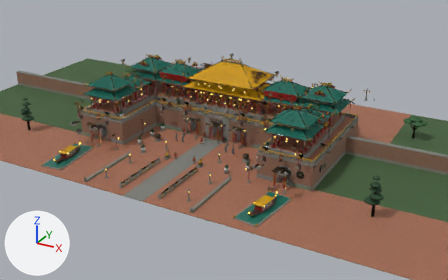
An edit to the glTF model T02_ngo_mon_lau_ngu_phung.glb, drawn before and after from the same camera.
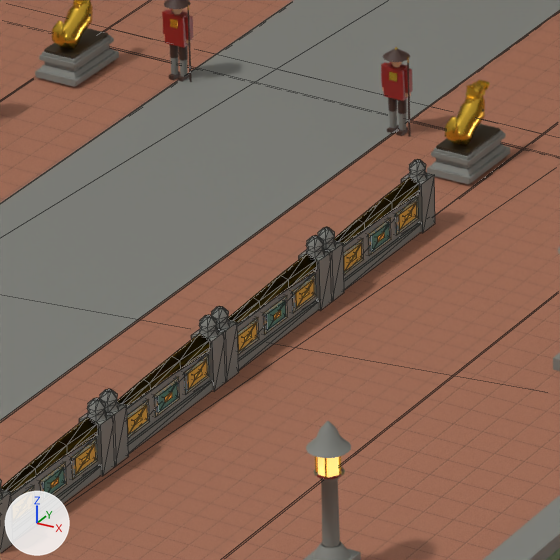
The first picture shows the older version from a 50 mm camera at (65.5, -117.8, 57.9) aimed at (2.4, -3.2, 0.5). The close-ups show the older and then the newer version on the part from 36% to 46% of the width and 54% to 71% of the height of that picture. Only the edits that show in the close-ups are written down. Lighting does not change. The marker at lower left points along +X, +Y and +Z. The close-ups show mesh edges as thin lines. Where no turn or scale is listed for an object, it has been applied to the vertices.

In view in the first close-up: 'DenTruDa_Ta_1', 'KyLanDong_Forecourt_Huu', 'KyLanDong_Forecourt_Ta', 'P10_Guard_T02_02', 'P10_Guard_T02_03', 'T02_Courtyard_And_Hoang_Thanh_Wall', 'T02_v02_Hero_Architectural_Details', 'V15_LanCanCauKimThuy_OHocGachMen_05', 'V15_LanCanCauKimThuy_OHocGachMen_06', 'V15_LanCanCauKimThuy_OHocGachMen_07', 'V15_LanCanCauKimThuy_OHocGachMen_08' and 1 more.
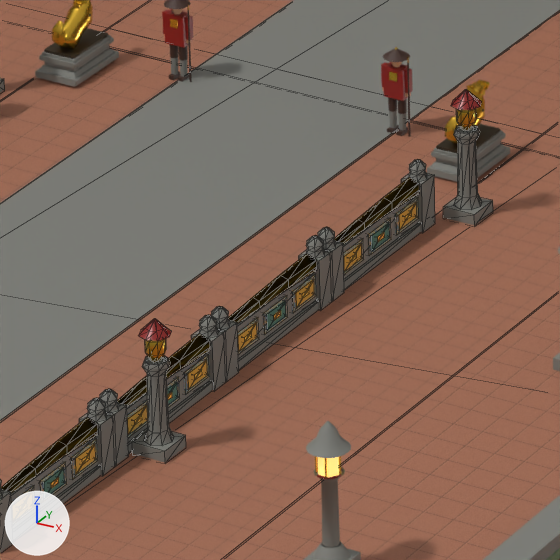
Location of each change, (x1, y1, x2, y2) in pixels of the close-ups (560 x 560 px):
```json
{"object": "V21_DenTruDaThanh_LongDenLucGiac_02", "change": "added", "after": [132, 319, 186, 462], "faces in mat_da_thanh (grey #7d7e78)": [132, 356, 186, 462], "faces in mat_son_son (red #8c1d18)": [139, 319, 172, 341], "faces in mat_thep_vang (yellow #d9ae3a)": [145, 339, 166, 362]}
{"object": "V21_DenTruDaThanh_LongDenLucGiac_04", "change": "added", "after": [443, 90, 493, 226], "faces in mat_da_thanh (grey #7d7e78)": [443, 125, 493, 226], "faces in mat_son_son (red #8c1d18)": [451, 90, 482, 110], "faces in mat_thep_vang (yellow #d9ae3a)": [456, 108, 476, 131]}
{"object": "V21_DenTruDaThanh_LongDenLucGiac_03", "change": "added", "after": [0, 78, 5, 92]}
```

The change, as JSON lines over the scene's bpy script:
```json
{"op": "add", "block": "me_proto_dentrudathanh_longdenlucgiac_cauhanhlangcanhngomon_t02_v21", "code": ["me_proto_dentrudathanh_longdenlucgiac_cauhanhlangcanhngomon_t02_v21 = bpy.data.meshes.new('Proto_DenTruDaThanh_LongDenLucGiac_CauHanhLangCanhNgoMon_T02_V21')", "me_proto_dentrudathanh_longdenlucgiac_cauhanhlangcanhngomon_t02_v21.from_pydata(...)  # 104 vertices, 156 faces; spans x -0.32..0.32, y -0.32..0.32, z 0.0..2.46", "# faces by material slot: [76, 48, 32]", "me_proto_dentrudathanh_longdenlucgiac_cauhanhlangcanhngomon_t02_v21.materials.append(mat_da_thanh)  # grey #7d7e78", "me_proto_dentrudathanh_longdenlucgiac_cauhanhlangcanhngomon_t02_v21.materials.append(mat_thep_vang)  # yellow #d9ae3a", "me_proto_dentrudathanh_longdenlucgiac_cauhanhlangcanhngomon_t02_v21.materials.append(mat_son_son)  # red #8c1d18"]}
{"op": "add", "block": "ob_v21_dentrudathanh_longdenlucgiac_04", "code": ["ob_v21_dentrudathanh_longdenlucgiac_04 = bpy.data.objects.new('V21_DenTruDaThanh_LongDenLucGiac_04', me_proto_dentrudathanh_longdenlucgiac_cauhanhlangcanhngomon_t02_v21)", "ob_v21_dentrudathanh_longdenlucgiac_04.location = (5.2, -18.5, 0.05)"]}
{"op": "add", "block": "ob_v21_dentrudathanh_longdenlucgiac_03", "code": ["ob_v21_dentrudathanh_longdenlucgiac_03 = bpy.data.objects.new('V21_DenTruDaThanh_LongDenLucGiac_03', me_proto_dentrudathanh_longdenlucgiac_cauhanhlangcanhngomon_t02_v21)", "ob_v21_dentrudathanh_longdenlucgiac_03.location = (-5.2, -18.5, 0.05)"]}
{"op": "add", "block": "ob_v21_dentrudathanh_longdenlucgiac_02", "code": ["ob_v21_dentrudathanh_longdenlucgiac_02 = bpy.data.objects.new('V21_DenTruDaThanh_LongDenLucGiac_02', me_proto_dentrudathanh_longdenlucgiac_cauhanhlangcanhngomon_t02_v21)", "ob_v21_dentrudathanh_longdenlucgiac_02.location = (5.2, -28.5, 0.05)"]}
```
